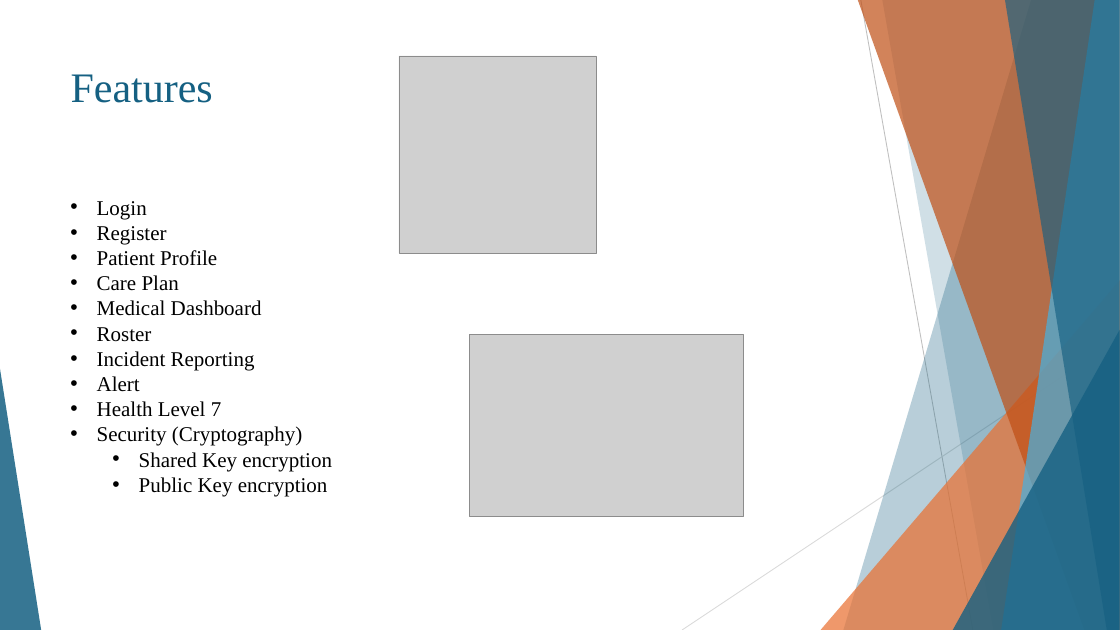
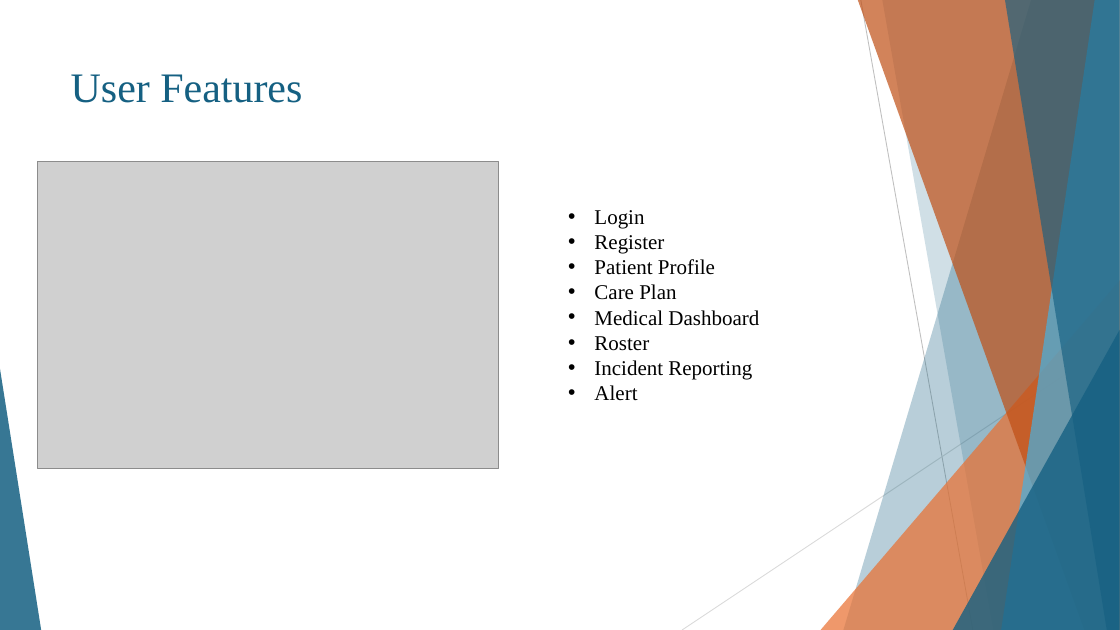
Before and after one commit to Qadeer1813/Project-Y4, a slide deck: slide 4 of Elderly Care Management System(ECMS) Presentation.pptx. Drawn at 1120x630 pixels with LibreOffice and Linux fonts; fonts in the diff are those of the drawing; grey boxes stand for pictures. Boxes give left, top, right and bottom in pixels: in the first picture for what was removed or moved away, otherwise in the second. Text is boxed around its words. In the diff, an @@ line names an element or a change of style, - is before the commit and + after.

```diff
--- a/Elderly Care Management System(ECMS) Presentation.pptx
+++ b/Elderly Care Management System(ECMS) Presentation.pptx
@@ picture removed at <box>399,56,597,254</box> @@
@@ title at <box>71,74,302,103</box>: text changed @@
-Features
+User Features
@@ picture: place and size @@
-picture at <box>470,334,744,517</box>
+picture at <box>38,161,499,469</box>
@@ text "Login": place and size @@
-text "Login" at <box>97,201,332,497</box>
+text "Login" at <box>594,210,759,401</box>
@@ text at <box>97,401,332,497</box>: paragraphs removed @@
-• Health Level 7
-• Security (Cryptography)
-  • Shared Key encryption
-  • Public Key encryption
```
Also in this commit, not shown: 3 other slides changed, 3 slides added, 1 slide removed.
